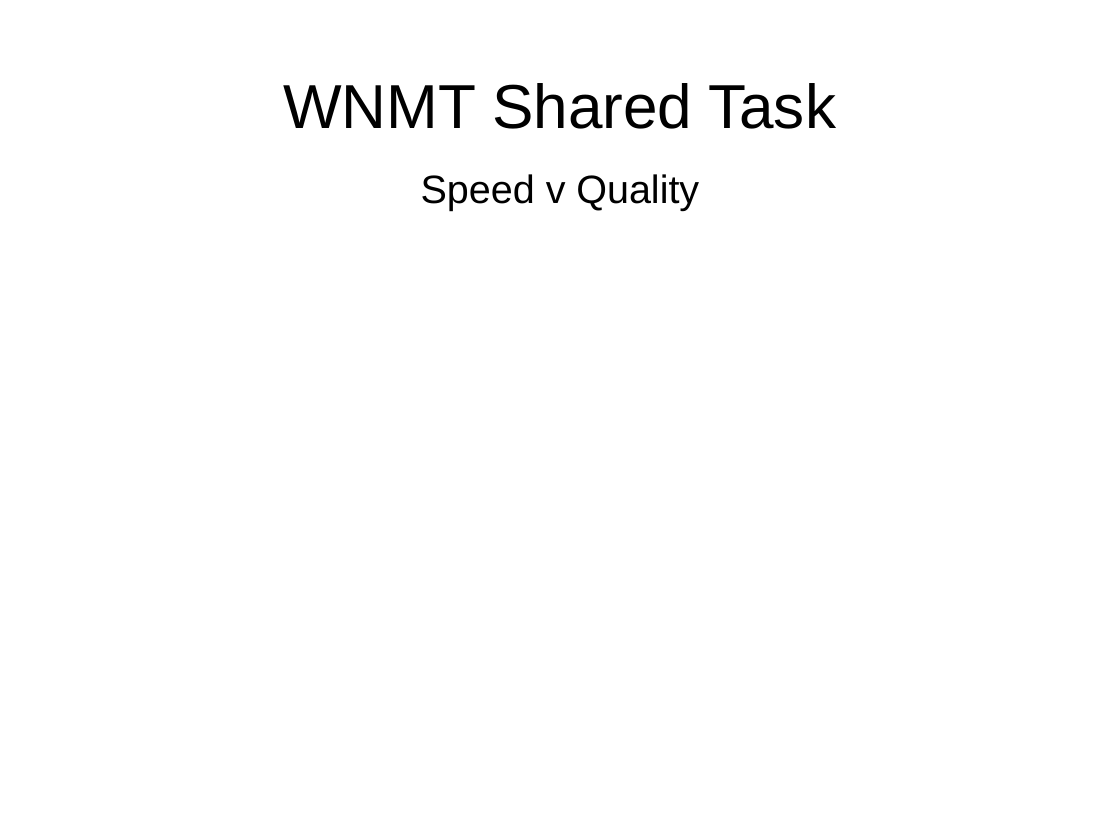
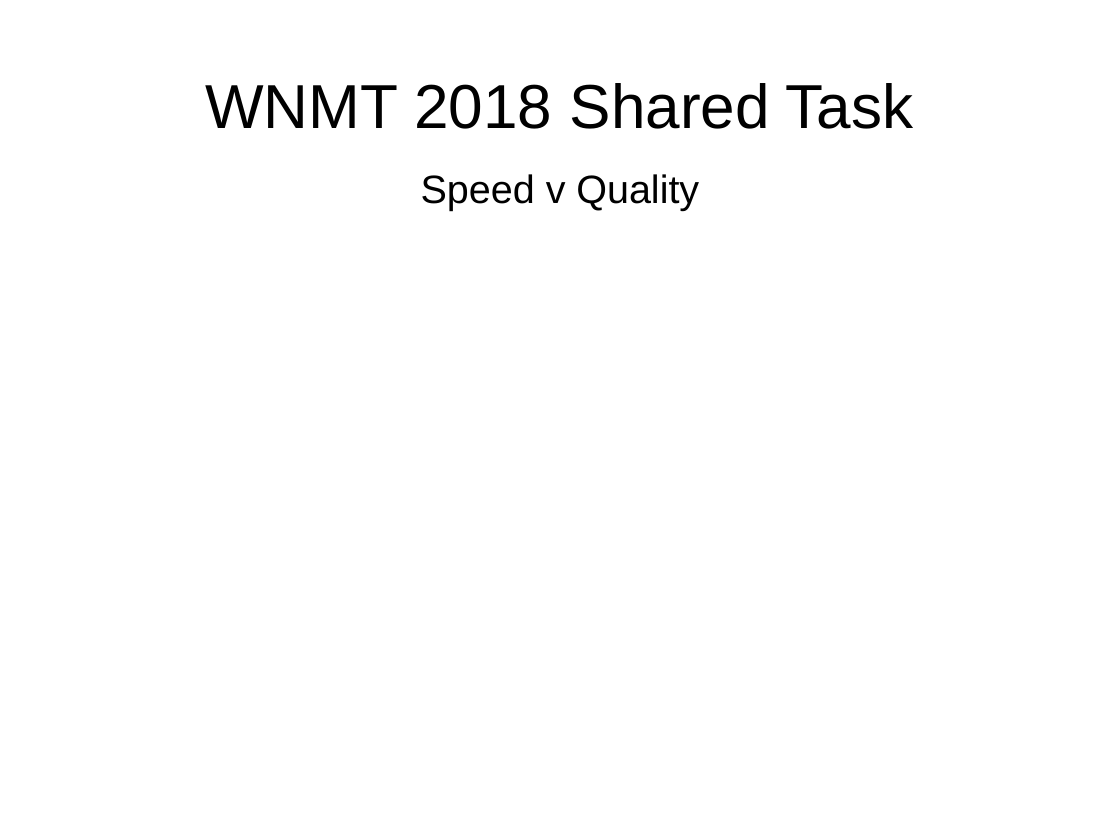
Before and after one commit to hieuhoang/papers, a slide deck: slide 22 of ms.2019/nmt.odp (slide 20 before the commit). Drawn at 1120x840 pixels with LibreOffice and Linux fonts; fonts in the diff are those of the drawing. Boxes give left, top, right and bottom in pixels: in the first picture for what was removed or moved away, otherwise in the second. Text is boxed around its words. In the diff, an @@ line names an element or a change of style, - is before the commit and + after.

```diff
--- a/ms.2019/nmt.odp
+++ b/ms.2019/nmt.odp
@@ title at (205, 83, 914, 129): text changed @@
-WNMT Shared Task
+WNMT 2018 Shared Task
```
Also in this commit, not shown: 7 slides added, 1 slide removed, 2 other files.
